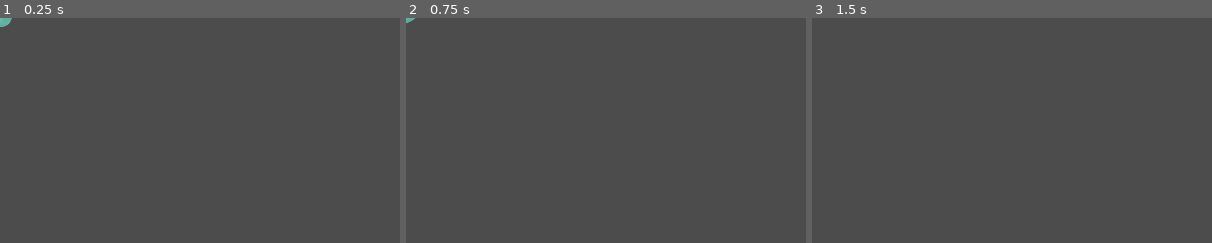
Above: before the commit, frames 1-3 (left to right).
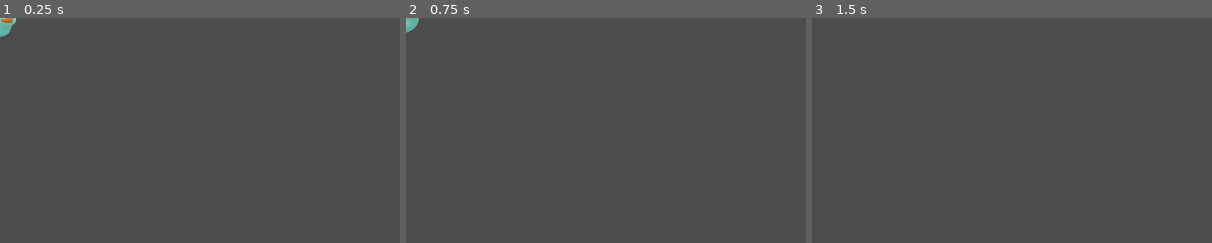
Above: after the commit, the same moments.

Repository: TeamAwesomeTOJam/ducks
Game: Godot game, scene res://Player.tscn
Two runs of this game, one before a commit and one after it. Both use one fixed random seed, a clock stepped at 60 frames per second and the inputs below. This scene is started directly instead of the project's main scene.
Inputs:
- Up to frame 1 (0.25 s): no input
- Up to frame 2 (0.75 s): tap Enter (p0duck) at 0.5, 0.6 s; hold Up (ui_up) from 0.53 s (still down)
- Up to frame 3 (1.5 s): tap Space at 1.25 s; release Up (ui_up) at 1.28 s; tap Enter (p0duck) at 1.35 s
The pictures show only the part of the screen within x 0-50%, y 0-50%; the shares and areas given below are measured in that part.

The runs differ from the first frame. In frame 1, 0.2% of the frame differs, in the area x 0-4%, y 0-9%; in frame 2, 0.1%; in frame 3, nothing differs.
Error before the commit: Invalid call. Nonexistent function 'instance' in base 'Nil'. (res://Player.gd:239)
Error after the commit: Invalid call. Nonexistent function 'instance' in base 'Nil'. (res://Player.gd:243)

Commit message:
add boost indicator

Diff:
--- a/Credits.tscn
+++ b/Credits.tscn
@@ -20,7 +20,7 @@
 font_data = ExtResource( 3 )
 _sections_unfolded = [ "Font", "Settings" ]
 
-[node name="Credits" type="CanvasLayer" index="0"]
+[node name="Credits" type="CanvasLayer"]
 
 layer = 1
 offset = Vector2( 0, 0 )
--- a/FollowingDuck.tscn
+++ b/FollowingDuck.tscn
@@ -33,7 +33,7 @@
 [sub_resource type="CircleShape2D" id=2]
 
 custom_solver_bias = 0.0
-radius = 14.0
+radius = 10.0
 
 [node name="Duck" type="RigidBody2D"]
 
--- a/Game.tscn
+++ b/Game.tscn
@@ -272,6 +272,7 @@
 
 [node name="Button" type="Button" parent="." index="12"]
 
+editor/display_folded = true
 anchor_left = 0.0
 anchor_top = 0.0
 anchor_right = 0.0
@@ -319,6 +320,29 @@
 max_lines_visible = -1
 _sections_unfolded = [ "custom_colors", "custom_fonts" ]
 
+[node name="Label" type="Label" parent="." index="13"]
+
+anchor_left = 0.0
+anchor_top = 0.0
+anchor_right = 0.0
+anchor_bottom = 0.0
+margin_left = 2236.0
+margin_top = 1363.0
+margin_right = 2529.0
+margin_bottom = 1420.0
+rect_pivot_offset = Vector2( 0, 0 )
+rect_clip_content = false
+mouse_filter = 2
+mouse_default_cursor_shape = 0
+size_flags_horizontal = 1
+size_flags_vertical = 4
+custom_fonts/font = SubResource( 6 )
+text = "A: Boost"
+percent_visible = 1.0
+lines_skipped = 0
+max_lines_visible = -1
+_sections_unfolded = [ "custom_fonts" ]
+
 [connection signal="body_entered" from="ScoringArea" to="." method="_on_ScoringArea_body_entered"]
 
 [connection signal="pressed" from="Button" to="." method="_on_Button_pressed"]
--- a/Player.gd
+++ b/Player.gd
@@ -148,6 +148,7 @@
 
     if  boost_pressed and self.boost_wait_timer == 0:
         self.boosting = true
+        splash()
         self.boost_timer = BOOST_TIME
         self.boost_wait_timer = BOOST_WAIT_TIME
 
@@ -236,6 +237,9 @@
     if is_post_game || is_winner:
         state = STATE.PostGame
 
+    splash()
+
+func splash():
     var splash = Splash.instance()
     splash.position = Vector2()
     splash.z_index = position.y + 1
--- a/Player.tscn
+++ b/Player.tscn
@@ -146,7 +146,6 @@
 
 [node name="AnimatedSprite" type="AnimatedSprite" parent="." index="0"]
 
-position = Vector2( 1.58887, -30.5855 )
 frames = SubResource( 1 )
 animation = "p0_up"
 
Not shown: 1 places in Game.tscn that only renumber resources
